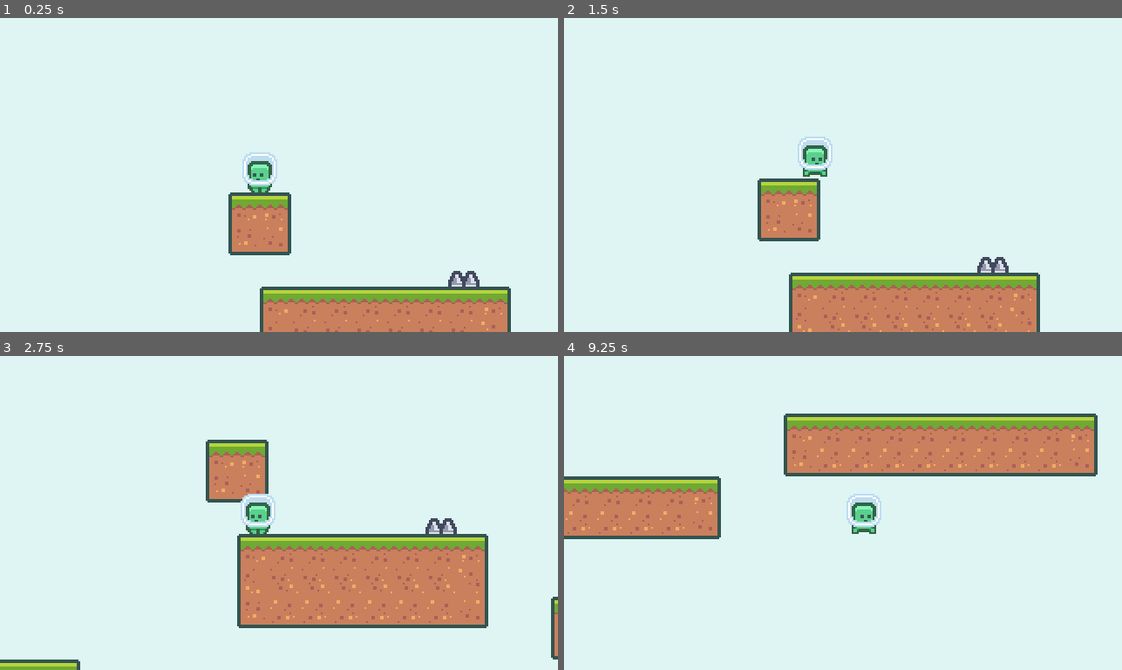
Above: before the commit, frames 1-4 (two rows, left to right).
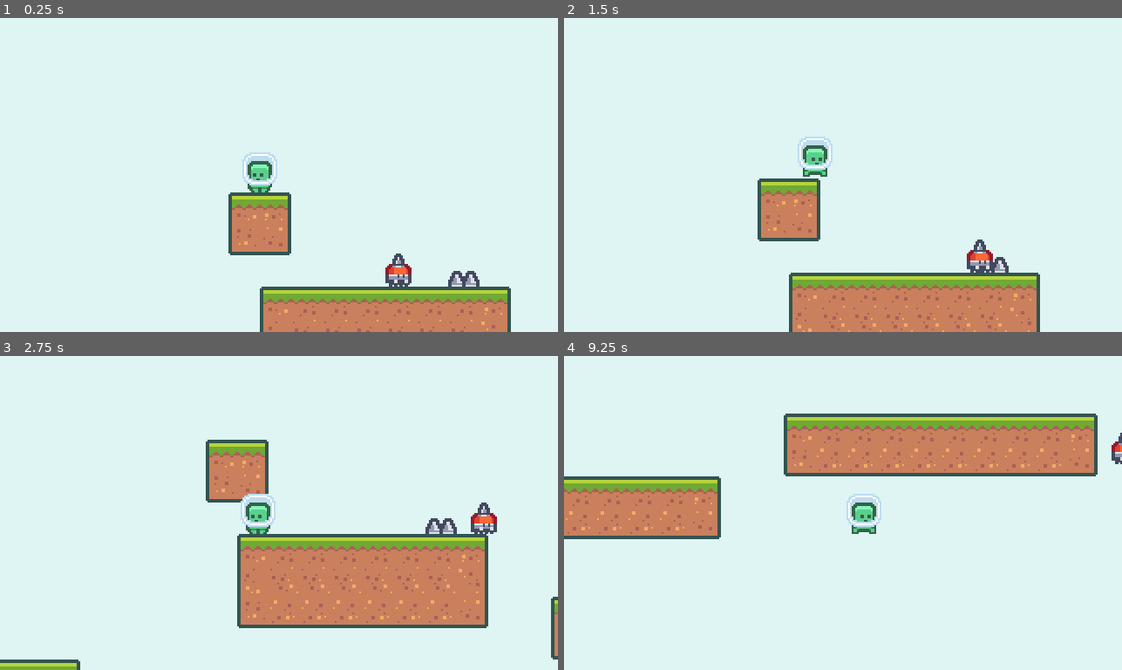
Above: after the commit, the same moments.

Repository: CodingVirus/Godot-Second-Game
Game: Godot game, scene res://scenes/BaseLevel.tscn
Two runs of this game, one before a commit and one after it. Both use one fixed random seed, a clock stepped at 60 frames per second and the inputs below. This scene is started directly instead of the project's main scene.
Inputs:
- Up to frame 1 (0.25 s): no input
- Up to frame 2 (1.5 s): hold D (move_right) from 0.53 s (still down); tap W (jump) at 0.77 s
- Up to frame 3 (2.75 s): tap W (jump) at 1.52 s; release D (move_right) at 2.03 s; hold A (move_left) from 2.03 s (still down)
- Up to frame 4 (9.25 s): release A (move_left) at 2.78 s; hold D (move_right) 2.78-4.28 s; tap W (jump) at 3.02, 3.77, 4.52, 6.02, 6.77, 7.52, 9.02 s; hold A (move_left) 4.28-5.03 s; hold D (move_right) 5.03-5.78 s; hold A (move_left) 5.78-7.28 s; hold D (move_right) from 7.28 s (still down)

The runs differ from the first frame. In frame 1, 0.3% of the frame differs, in the area x 69-74%, y 75-86%; in frame 2, 0.3%; in frame 3, 0.3%; in frame 4, 0.1%.

Commit message:
section2 study

Diff:
--- a/project.godot
+++ b/project.godot
@@ -19,7 +19,7 @@
 window/size/width=320
 window/size/height=180
 window/size/test_width=1920
-window/size/test_height=1080
+window/size/test_height=1920
 window/stretch/mode="viewport"
 window/stretch/aspect="keep"
 
--- a/scenes/BaseLevel.tscn
+++ b/scenes/BaseLevel.tscn
@@ -1,5 +1,6 @@
-[gd_scene load_steps=6 format=2]
+[gd_scene load_steps=7 format=2]
 
+[ext_resource path="res://scenes/Enemy.tscn" type="PackedScene" id=1]
 [ext_resource path="res://resources/tileset.tres" type="TileSet" id=3]
 [ext_resource path="res://scenes/GameCamera.tscn" type="PackedScene" id=4]
 [ext_resource path="res://scenes/Player.tscn" type="PackedScene" id=5]
@@ -22,3 +23,6 @@
 
 [node name="Spikes" parent="." instance=ExtResource( 6 )]
 position = Vector2( -27, 36 )
+
+[node name="Enemy" parent="." instance=ExtResource( 1 )]
+position = Vector2( -72, 36 )
--- a/scenes/Enemy.gd
+++ b/scenes/Enemy.gd
@@ -1,11 +1,15 @@
 extends KinematicBody2D
 
-var maxSpeed = 100
+var maxSpeed = 25
 var velocity = Vector2.ZERO
 var direction = Vector2.RIGHT
+var gravity = 500
 
 func _process(delta):
 	velocity.x = (direction * maxSpeed).x
+
+	velocity.y += gravity * delta
 	velocity = move_and_slide(velocity, Vector2.UP)
 
+
 	$AnimatedSprite.flip_h = true if direction.x > 0 else false
--- a/scenes/Enemy.tscn
+++ b/scenes/Enemy.tscn
@@ -16,6 +16,7 @@
 extents = Vector2( 7, 6 )
 
 [node name="Enemy" type="KinematicBody2D"]
+collision_layer = 0
 script = ExtResource( 3 )
 
 [node name="AnimatedSprite" type="AnimatedSprite" parent="."]
--- a/scenes/Player.tscn
+++ b/scenes/Player.tscn
@@ -32,6 +32,7 @@
 extents = Vector2( 5, 8 )
 
 [node name="Player" type="KinematicBody2D" groups=["player"]]
+collision_layer = 0
 script = ExtResource( 1 )
 
 [node name="CoyoteTimer" type="Timer" parent="."]
